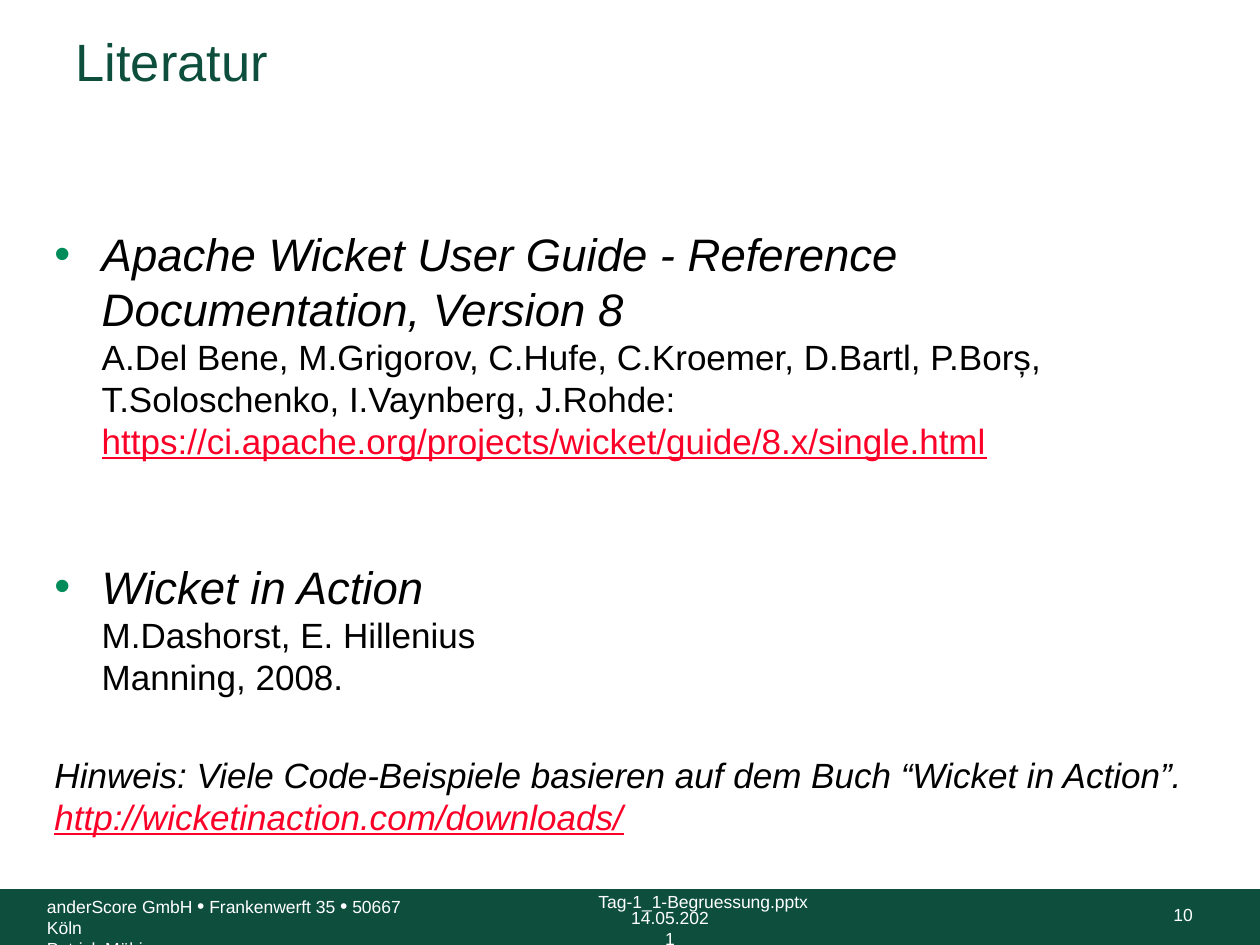
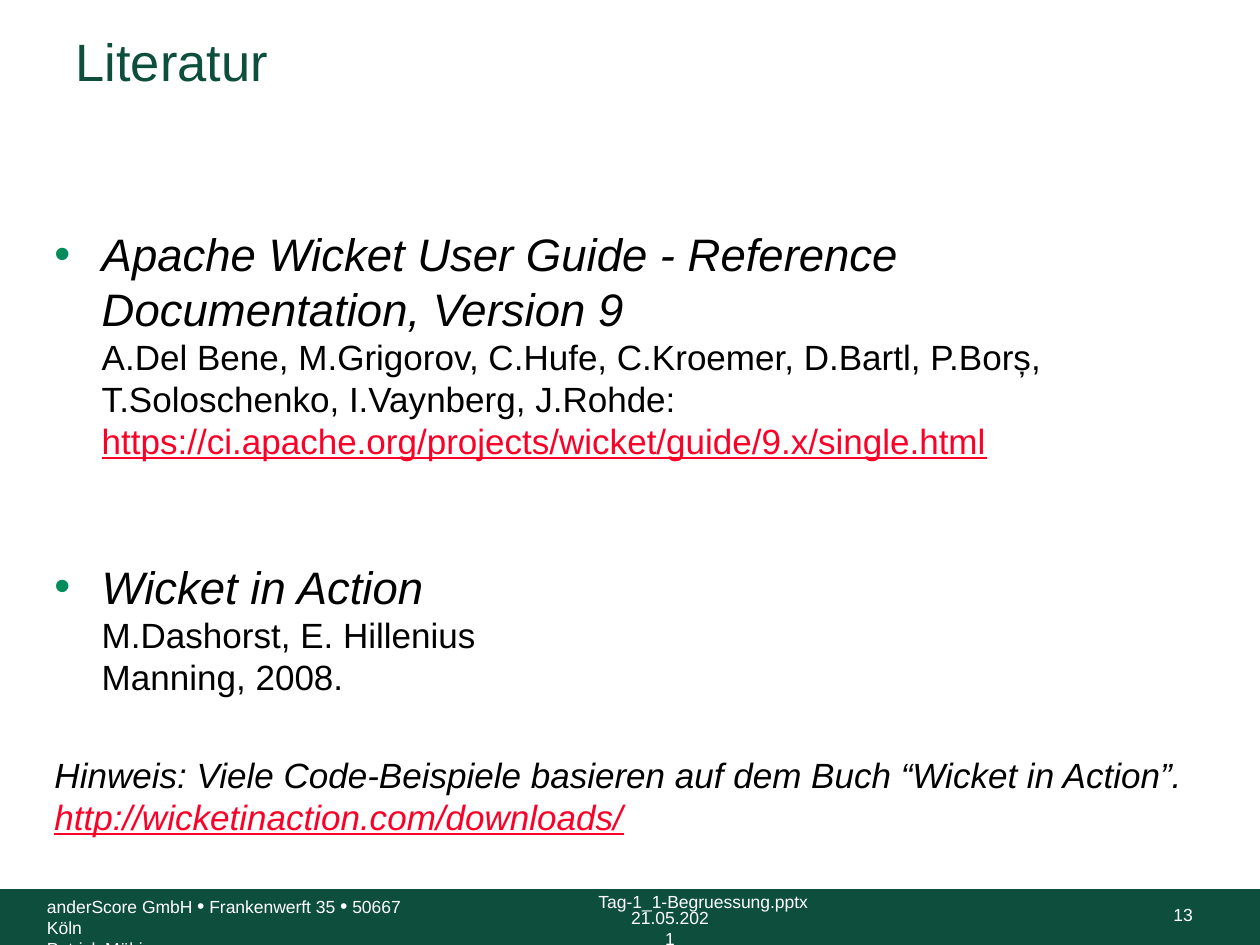
Before and after one commit to anderscore-gmbh/wicket-training, a slide deck: slide 13 of slides/Tag-1_1-Begruessung.pptx (slide 10 before the commit). Drawn at 1260x945 pixels with LibreOffice and Linux fonts; fonts in the diff are those of the drawing; background and template pictures are left out. Boxes give left, top, right and bottom in pixels: in the first picture for what was removed or moved away, otherwise in the second. Text is boxed around its words. In the diff, an @@ line names an element or a change of style, - is before the commit and + after.

```diff
--- a/slides/Tag-1_1-Begruessung.pptx
+++ b/slides/Tag-1_1-Begruessung.pptx
@@ text at (102,238,1040,461): text changed @@
-• Apache Wicket User Guide - Reference Documentation, Version 8
-  A.Del Bene, M.Grigorov, C.Hufe, C.Kroemer, D.Bartl, P.Borș, T.Soloschenko, I.Vaynberg, J.Rohde:
-  https://ci.apache.org/projects/wicket/guide/8.x/single.html
+• Apache Wicket User Guide - Reference Documentation, Version 9
+  A.Del Bene, M.Grigorov, C.Hufe, C.Kroemer, D.Bartl, P.Borș, T.Soloschenko, I.Vaynberg, J.Rohde:
+  https://ci.apache.org/projects/wicket/guide/9.x/single.html
@@ text at (631,911,709,924): text changed @@
-14.05.2021
+21.05.2021
@@ page number at (1173,909,1192,921): text changed @@
-10
+13
```
Also in this commit, not shown: 10 other slides changed, 3 slides added.
